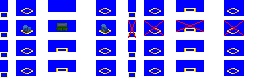
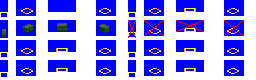
Layers edited between the first and the second (256, 80) image:
painted on "large hopper" over (2, 24, 109, 38)
painted on "Layer 1" over (0, 28, 111, 38)
